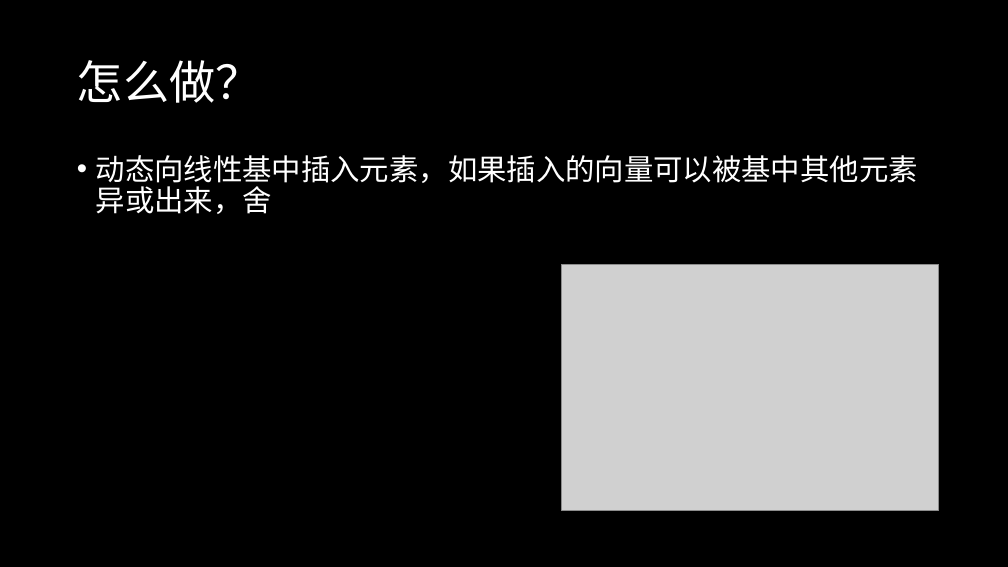
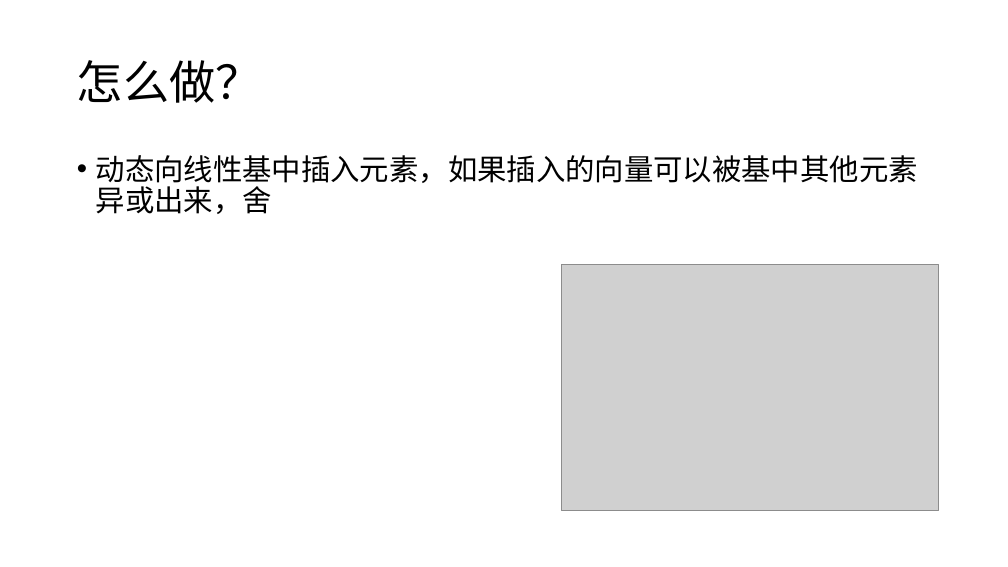
Before and after one commit to DongYing-No-1-Middle-School/Shows, a slide deck: slide 20 of 线性代数概论.pptx. Drawn at 1008x567 pixels with LibreOffice and Linux fonts; fonts in the diff are those of the drawing; grey boxes stand for pictures. Boxes give left, top, right and bottom in pixels: in the first picture for what was removed or moved away, otherwise in the second. Text is boxed around its words. In the diff, an @@ line names an element or a change of style, - is before the commit and + after.

```diff
--- a/线性代数概论.pptx
+++ b/线性代数概论.pptx
@@ background #000000 to #FFFFFF @@
@@ title "怎么做？" at bbox=[77, 60, 262, 103]: text colour #FFFFFF to #000000 @@
@@ text "动态向线性基中插入元素，如果插入的向量可以被基中其他元素异或出来，舍" at bbox=[96, 155, 918, 214]: text colour #FFFFFF to #000000 @@
```
Also in this commit, not shown: 48 other slides changed, 1 slide added, 1 slide removed.
